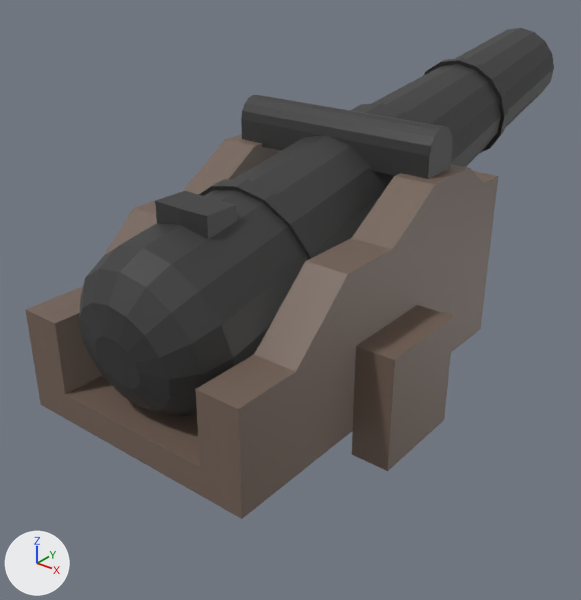
The FBX model Assets/KnifeProject/Arts/Models/Trap/Ship Gun.fbx: old version first, new version second.
One viewpoint serves both versions: a 50 mm camera at (-0.371, -0.48, 0.365) aimed at (-0.808, 0.067, 0.026). Lighting does not change. The marker at lower left points along +X, +Y and +Z. Where no turn or scale is listed for an object, it has been applied to the vertices.

In view in the first picture: 'Цилиндр.010'.
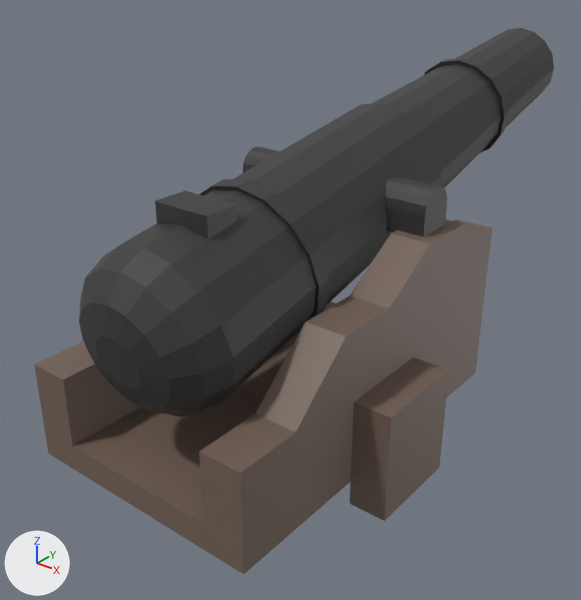
The newer file is also rescaled (x10.0), turned or shifted as a whole; pictures and numbers use the older file's frame.

Pixel boxes (x1, y1, x2, y2) of what changed, in the pictures (581 x 600 px; the box of a moved part takes in the faces that stretch with it):
'Цилиндр.010', reshaped (11% taller): before (26, 28, 554, 519); after (34, 28, 554, 574)
part 1 of me_цилиндр_010, moved or reshaped: before (26, 134, 498, 519); after (34, 219, 492, 574)
part 2 of me_цилиндр_010, moved or reshaped: before (352, 305, 454, 471); after (350, 357, 449, 521)
part 3 of me_цилиндр_010, moved or reshaped: before (241, 95, 452, 179); after (243, 147, 447, 237)

Diff of the bpy script that builds the scene:
```diff
--- a/Assets/KnifeProject/Arts/Models/Trap/Ship Gun.fbx.py
+++ b/Assets/KnifeProject/Arts/Models/Trap/Ship Gun.fbx.py
@@ me_цилиндр_010 @@
 me_цилиндр_010.from_pydata(...)  # 460 vertices, 900 faces; spans x -0.144..0.144, y -0.317..0.317, z -0.133..0.133
 # used by ob_цилиндр_010; location = (-0.768, 0.137, 0.111)
+# me_цилиндр_010 part 1: the loose piece of 96 vertices spanning x -0.11..0.11, y -0.309..0.036, z -0.11..0.063 is moved by (0.0, 0.0, -0.049)
+# me_цилиндр_010 part 2: the loose piece of 8 vertices spanning x 0.11..0.144, y -0.18..-0.093, z -0.133..-0.035 is moved by (0.0, 0.0, -0.049)
+# me_цилиндр_010 part 3: the loose piece of 22 vertices spanning x -0.098..0.098, y -0.069..-0.033, z 0.06..0.101 is moved by (0.0, 0.0, -0.049)
 me_цилиндр_010.materials.append(mat_материал_019)
```
